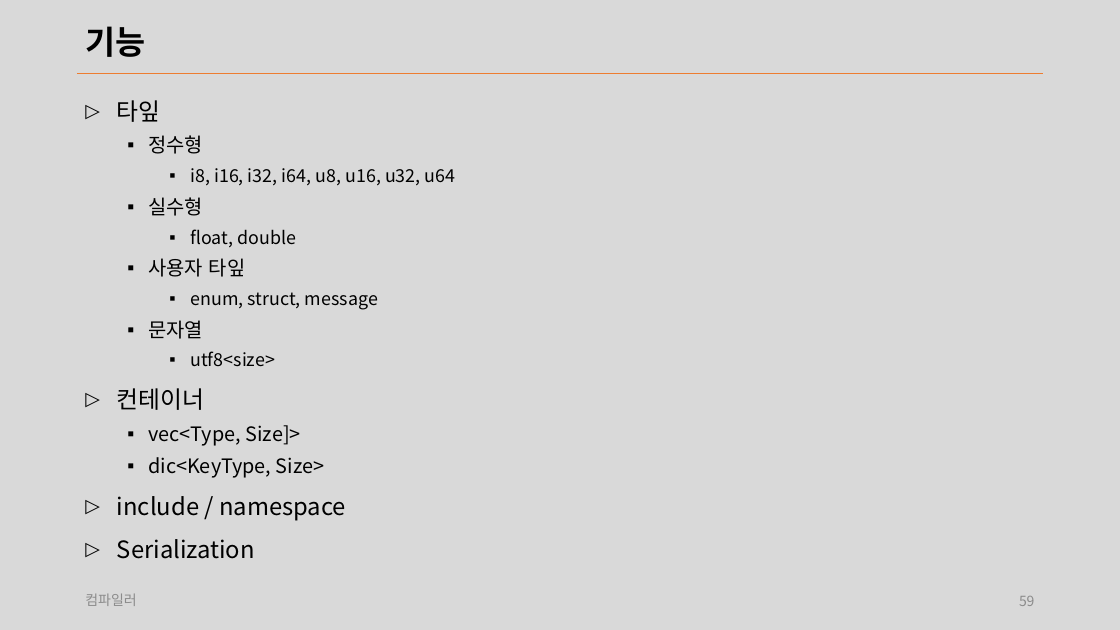
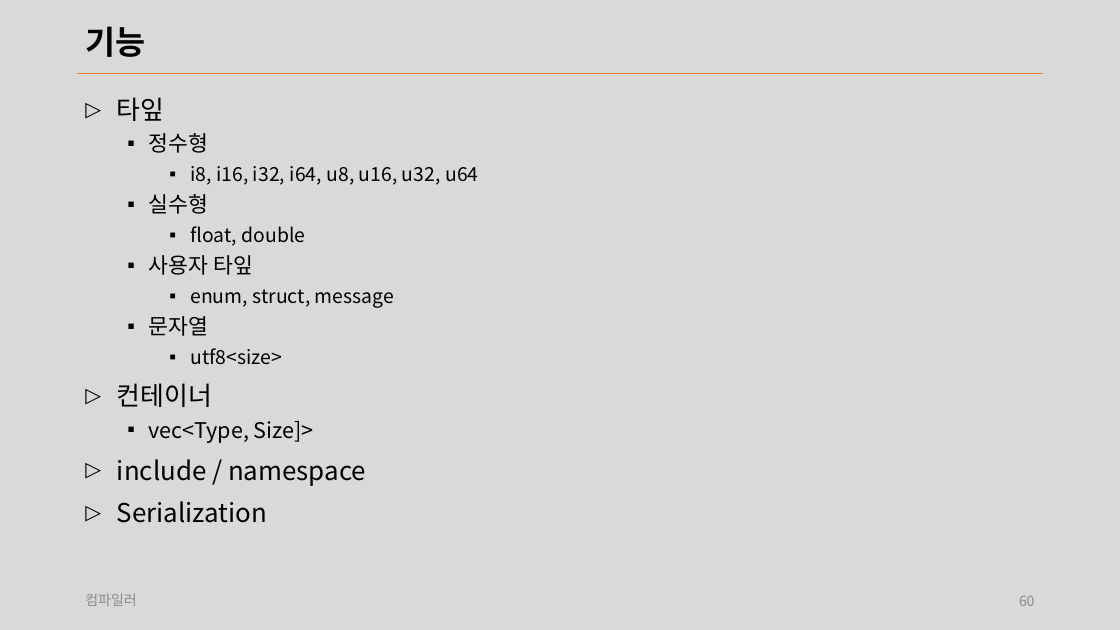
Before and after one commit to laxtools/article, a slide deck: slide 60 of programming/compiler/lecture/note.pptx (slide 59 before the commit). Drawn at 1120x630 pixels with LibreOffice and Linux fonts; fonts in the diff are those of the drawing. Boxes give left, top, right and bottom in pixels: in the first picture for what was removed or moved away, otherwise in the second. Text is boxed around its words. In the diff, an @@ line names an element or a change of style, - is before the commit and + after.

```diff
--- a/programming/compiler/lecture/note.pptx
+++ b/programming/compiler/lecture/note.pptx
@@ text "타잎" at (117, 97, 478, 523): size 20.4 to 22.2 pt in "타잎", "컨테이너", "include / namespace", "Serialization"; size 17 to 18.5 pt in "정수형", "실수형", "사용자 타잎", "문자열" and 1 more places; size 15.3 to 16.6 pt in "i8, i16, i32, i64, u8, u16, u32, ...", "float, double", "enum, struct, message", "utf8<size>"; line spacing 1.1 to 1 @@
@@ text at (148, 457, 325, 478): paragraph removed @@
-  ▪ dic<KeyType, Size>
@@ page number at (1019, 596, 1035, 606): text changed @@
-59
+60
```
Also in this commit, not shown: 4 other slides changed.
